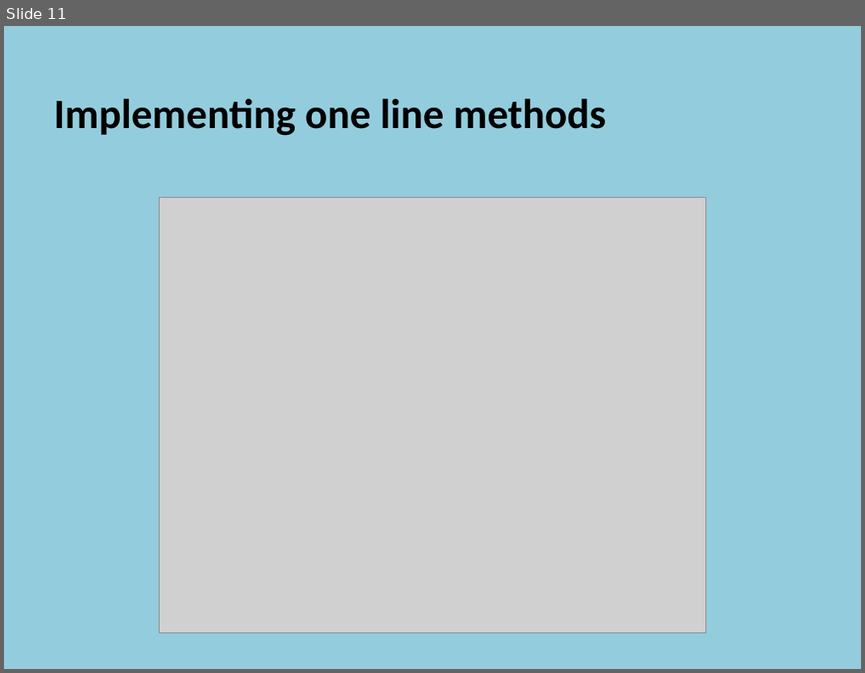
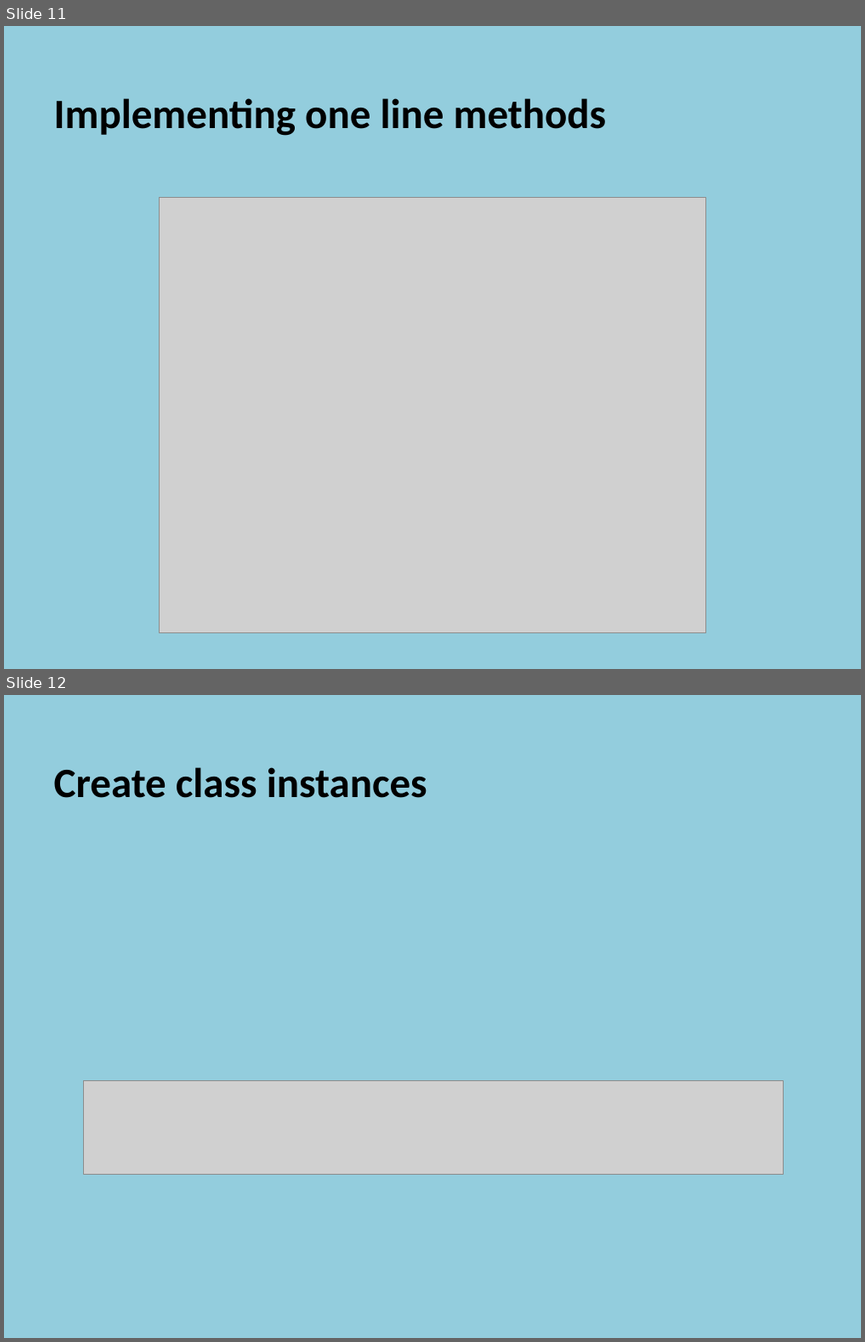
Before and after one commit to szetko/course-materials, a slide deck: Programming 4/02.1 File Structure/02.1 File Structure.pptx. Shown one above the other, each under a label of ours: slide 11 before the commit, slides 11 and 12 after it. The pictures are 865x673 and 865x1342 pixels, drawn with LibreOffice and Linux fonts; fonts in the diff are those of the drawing; grey boxes stand for pictures. Boxes give left, top, right and bottom in pixels: in the first picture for what was removed or moved away, otherwise in the second. Text is boxed around its words. In the diff, an @@ line names an element or a change of style, - is before the commit and + after.

Commit message:
Update Practical 02.1 - Classes and File Structure. Need to add screenshots

```diff
--- a/Programming 4/02.1 File Structure/02.1 File Structure.pptx
+++ b/Programming 4/02.1 File Structure/02.1 File Structure.pptx
@@ slide 12 added at (4, 695, 861, 1338), background #93CDDD @@
@@ text added at (54, 767, 427, 798), 35 pt, text #000000, bold @@
+  Create class instances
@@ picture added at (83, 1081, 783, 1174) @@
```
Also in this commit, not shown: 8 other slides added, 4 other files.
